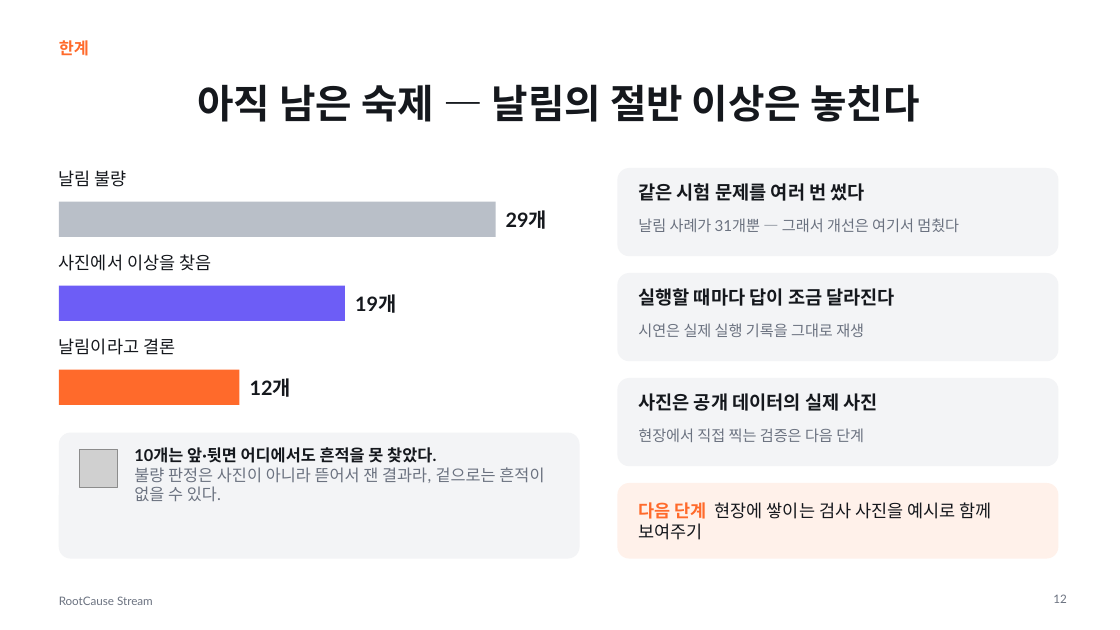
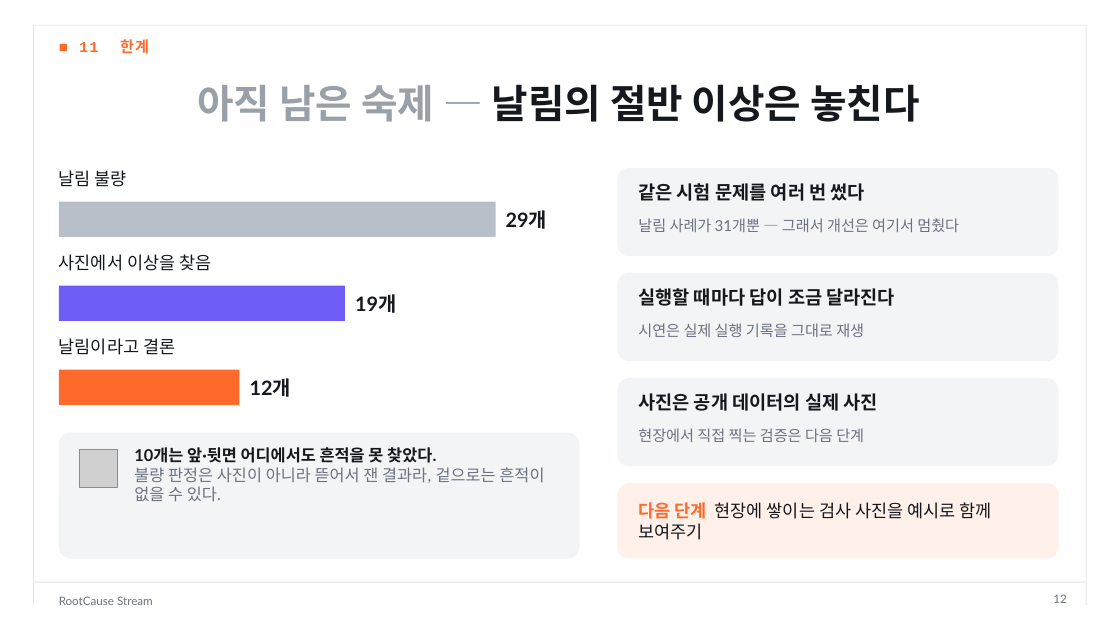
Before and after one commit to dlwogud/rootcause-stream, a slide deck: slide 12 of deck/RootCause_Stream_발표자료.pptx. Drawn at 1120x630 pixels with LibreOffice and Linux fonts; fonts in the diff are those of the drawing; grey boxes stand for pictures. Boxes give left, top, right and bottom in pixels: in the first picture for what was removed or moved away, otherwise in the second. Text is boxed around its words. In the diff, an @@ line names an element or a change of style, - is before the commit and + after.

```diff
--- a/deck/RootCause_Stream_발표자료.pptx
+++ b/deck/RootCause_Stream_발표자료.pptx
@@ line added from (34, 25) to (34, 605), #E3E5E9 0.75 pt @@
@@ line added from (34, 25) to (1086, 25), #E3E5E9 0.75 pt @@
@@ line added from (1086, 25) to (1086, 605), #E3E5E9 0.75 pt @@
@@ text at (x1=79, y1=39, x2=149, y2=54): text changed; size 14 to 13 pt; font Lato to Courier New @@
-한계
+■ 11 한계
@@ title "아직 남은 숙제 — 날림의 ..." at (x1=197, y1=84, x2=919, y2=122): text colour #15181D to #9AA0A8 in "아직 남은 숙제 —" @@
@@ line added from (34, 582) to (1086, 582), #E3E5E9 0.75 pt @@
```
Also in this commit, not shown: 15 other slides changed, 8 other files.
